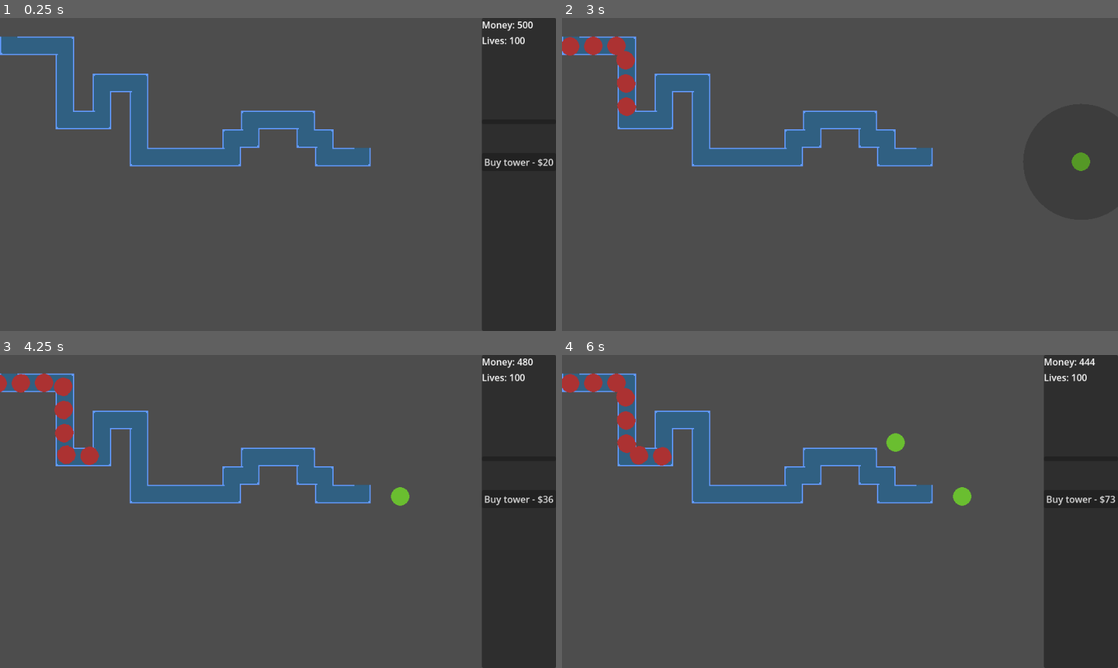
Above: before the commit, frames 1-4 (two rows, left to right).
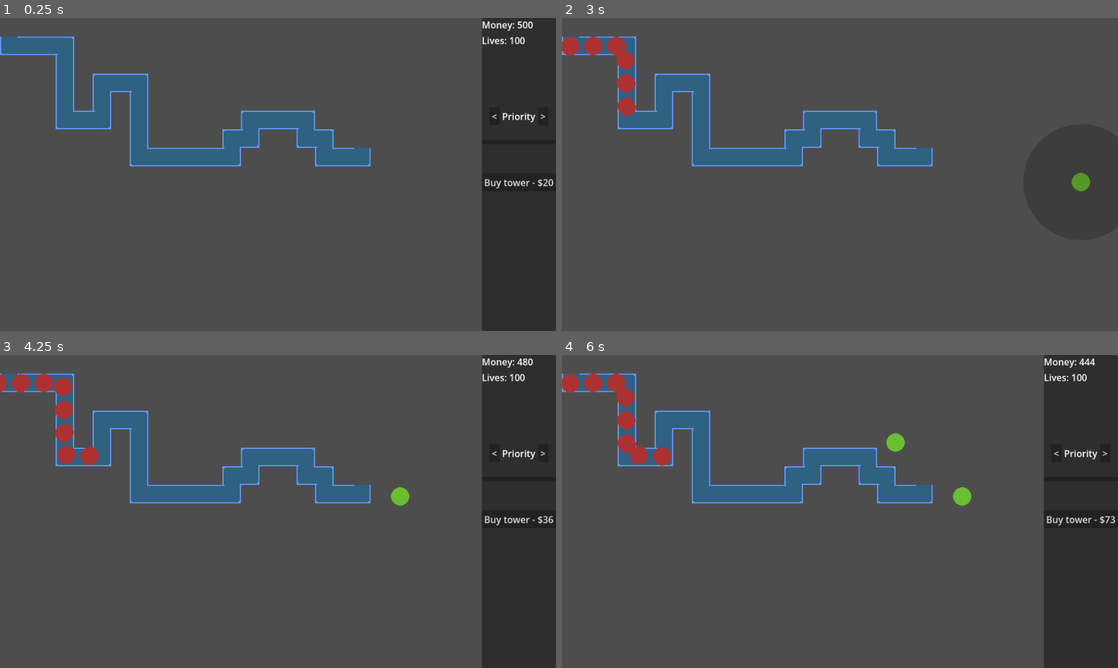
Above: after the commit, the same moments.

Repository: justindeogrades/casinotd
Game: Godot game, scene res://main.tscn
Two runs of this game, one before a commit and one after it. Both use one fixed random seed, a clock stepped at 60 frames per second and the inputs below.
Inputs (mouse positions are in pixels of both pictures, inside the frame that each line leads up to; where the layout moved, square brackets give the same spot in the first picture):
- Up to frame 1 (0.25 s): no input
- Up to frame 2 (3 s): click (1079, 143) [1079, 121] at 0.5 s; click (1056, 115) at 1.25 s, where only the run after the commit has a clickable "<"; click (1106, 115) at 2 s, where only the run after the commit has a clickable ">"; click "Buy tower - $20" at 2.75 s
- Up to frame 3 (4.25 s): tap Enter at 3.5 s; move the mouse to (400, 495) at 3.52 s; click (400, 495) at 3.6 s
- Up to frame 4 (6 s): click "Buy tower - $36" at 4.25 s; tap Space at 5 s; move the mouse to (962, 495) at 5.02 s; click (962, 495) at 5.1 s; tap Enter at 5.75 s; move the mouse to (895, 442) at 5.77 s; click (895, 442) at 5.85 s

The runs differ from the first frame. In frame 1, 0.4% of the frame differs, in the area x 87-100%, y 30-55%; in frame 2, 0.3%; in frame 3, 0.4%; in frame 4, 0.4%.
Error in both runs: Invalid access to property or key 'upgrade_cost' on a base object of type 'Nil'. (res://gui_manager.gd:26)

Commit message:
added target prioritization

Diff:
--- a/global_enums.gd
+++ b/global_enums.gd
@@ -19,6 +19,12 @@
 	ACE
 }
 
+enum prio {
+	FIRST,
+	LAST,
+	CLOSE
+}
+
 #"Damage:",
 	#"Attack speed:",
 	#"Range:",
--- a/tower_data_container.gd
+++ b/tower_data_container.gd
@@ -2,6 +2,7 @@
 
 @export var name_and_level_label : Label
 @export var total_damage_label : Label
+@export var priority_label : Label
 @export var attribute_names_label : Label
 @export var attribute_data_label : Label
 @export var upgrade_button : Button
@@ -12,9 +13,7 @@
 signal upgrade_tower
 
 #func _ready() -> void:
-	#call_deferred("set_global_position", Vector2(0,0))
-	#
-	#visible = false
+	#update_priority_label()
 
 func _process(delta: float) -> void:
 	refresh()
@@ -57,23 +56,36 @@
 
 	upgrade_button.text = "Upgrade - $" + str(tower.upgrade_cost)
 
-#func close() -> void:
-	#visible = false
-	#tower.set_range_indicator_visibility(false)
+	update_priority_label()
+
+func update_priority_label() -> void:
+	var prio = tower.get_target_priority()
+	priority_label.text = target_priority_to_string(prio)
+
+func target_priority_to_string(prio : int) -> String:
+	match prio:
+		G.prio.FIRST:
+			return "First"
+		G.prio.LAST:
+			return "Last"
+		G.prio.CLOSE:
+			return "Close"
+		_:
+			push_error("Invalid target priority!")
+			return ""
+
+func _on_upgrade_button_pressed() -> void:
+	upgrade_tower.emit(tower)
 
 
-func _on_upgrade_button_pressed() -> void:
-	#Terrible coding change later
-	#if player.spend_money(tower.upgrade_cost):
-		#tower.level += 1
-		#tower.upgrade_cost = tower.upgrade_cost ** 1.2
-		#
-		##Placeholder upgrades
-		#tower.attack_speed += 20
-		#tower.range += 10
-		#
-		#tower.update_range()
-		#tower.update_cooldown()
-		#
-		#refresh_with_new_tower(tower)
-	upgrade_tower.emit(tower)
+func _on_prio_back_pressed() -> void:
+	var new_prio = posmod(tower.get_target_priority() - 1, G.prio.size())
+	print_debug("setting target prio to " + str(new_prio))
+	tower.set_target_priority(new_prio)
+	update_priority_label()
+
+func _on_prio_forward_pressed() -> void:
+	var new_prio = posmod(tower.get_target_priority() + 1, G.prio.size())
+	print_debug("setting target prio to " + str(new_prio))
+	tower.set_target_priority(new_prio)
+	update_priority_label()
--- a/tower_data_container.tscn
+++ b/tower_data_container.tscn
@@ -17,7 +17,7 @@
 [sub_resource type="LabelSettings" id="LabelSettings_rfdo1"]
 font_size = 12
 
-[node name="TowerDataContainer" type="VBoxContainer" unique_id=935058739 node_paths=PackedStringArray("name_and_level_label", "total_damage_label", "attribute_names_label", "attribute_data_label", "upgrade_button")]
+[node name="TowerDataContainer" type="VBoxContainer" unique_id=935058739 node_paths=PackedStringArray("name_and_level_label", "total_damage_label", "priority_label", "attribute_names_label", "attribute_data_label", "upgrade_button")]
 anchors_preset = 9
 anchor_bottom = 1.0
 offset_right = 95.0
@@ -26,6 +26,7 @@
 script = ExtResource("1_07o6m")
 name_and_level_label = NodePath("NameAndLevel")
 total_damage_label = NodePath("TotalDamage")
+priority_label = NodePath("TargetPrioContainer/PriorityLabel")
 attribute_names_label = NodePath("HBoxContainer/AttributeNames")
 attribute_data_label = NodePath("HBoxContainer/AttributeData")
 upgrade_button = NodePath("UpgradeButton")
@@ -35,6 +36,22 @@
 
 [node name="TotalDamage" type="Label" parent="." unique_id=676793867]
 layout_mode = 2
+
+[node name="TargetPrioContainer" type="HBoxContainer" parent="." unique_id=1597427011]
+layout_mode = 2
+alignment = 1
+
+[node name="PrioBack" type="Button" parent="TargetPrioContainer" unique_id=89826114]
+layout_mode = 2
+text = "<"
+
+[node name="PriorityLabel" type="Label" parent="TargetPrioContainer" unique_id=745358909]
+layout_mode = 2
+text = "Priority"
+
+[node name="PrioForward" type="Button" parent="TargetPrioContainer" unique_id=2100885513]
+layout_mode = 2
+text = ">"
 
 [node name="HBoxContainer" type="HBoxContainer" parent="." unique_id=1058473074]
 layout_mode = 2
@@ -50,4 +67,6 @@
 [node name="UpgradeButton" type="Button" parent="." unique_id=1128259857]
 layout_mode = 2
 
+[connection signal="pressed" from="TargetPrioContainer/PrioBack" to="." method="_on_prio_back_pressed"]
+[connection signal="pressed" from="TargetPrioContainer/PrioForward" to="." method="_on_prio_forward_pressed"]
 [connection signal="pressed" from="UpgradeButton" to="." method="_on_upgrade_button_pressed"]
--- a/towers/scripts/tower.gd
+++ b/towers/scripts/tower.gd
@@ -13,14 +13,6 @@
 	0 #Pierce
 ]
 @export var tower_name : String = "Tower"
-#@export var damage : float = 10
-#@export var attack_speed : float = 200
-#@export var range : float = 100
-#@export var crit_percent_chance : float = 10
-#@export var crit_damage_multiplier : float = 3
-#@export var projectile_speed : float = 1000
-#@export var projectile_pierce : int = 0
-#@export var projectile_count : int
 #Angle between projectiles
 @export var angle_between_projectiles : float = PI / 12
 @export var rarity : int
@@ -43,6 +35,7 @@
 
 var level : int = 1
 var mobs_in_range : Array[Mob]
+var target_prio : int = G.prio.FIRST
 var kills : int = 0
 var total_damage_dealt : float = 0
 var upgrade_cost : int = 10
@@ -64,7 +57,7 @@
 func _process(delta: float) -> void:
 	#Targeting and shooting
 	if not mobs_in_range.is_empty():
-		var target = get_first_mob_in_range()
+		var target = get_target(target_prio)
 		var aim_direction = (target.global_position - position).normalized()
 		if cooldown_timer.is_stopped():
 			#Iterate once per projectile count, offsetting the angle a little every shot
@@ -138,7 +131,19 @@
 func _on_range_area_exited(area: Area2D) -> void:
 	mobs_in_range.erase(area.get_parent())
 
-func get_first_mob_in_range() -> Mob:
+func get_target(prio : int) -> Mob:
+	match prio:
+		G.prio.FIRST:
+			return get_first_mob()
+		G.prio.LAST:
+			return get_last_mob()
+		G.prio.CLOSE:
+			return get_closest_mob()
+		_:
+			push_error("Invalid target priority!")
+			return null
+
+func get_first_mob() -> Mob:
 	if mobs_in_range.is_empty():
 		return null
 	else:
@@ -150,6 +155,36 @@
 
 		return first_mob
 
+func get_last_mob() -> Mob:
+	if mobs_in_range.is_empty():
+		return null
+	else:
+		var last_mob = mobs_in_range[0]
+
+		for mob_i in mobs_in_range:
+			if mob_i.pathfollow.get_progress() < last_mob.pathfollow.get_progress():
+				last_mob = mob_i
+
+		return last_mob
+
+func get_closest_mob() -> Mob:
+	if mobs_in_range.is_empty():
+		return null
+	else:
+		var close_mob = mobs_in_range[0]
+
+		for mob_i in mobs_in_range:
+			if global_position.distance_to(close_mob.global_position) > global_position.distance_to(mob_i.global_position):
+				close_mob = mob_i
+
+		return close_mob
+
+func get_target_priority() -> int:
+	return target_prio
+
+func set_target_priority(prio : int) -> void:
+	target_prio = prio
+
 func update_range() -> void:
 	range_collision.shape.radius = attribute[G.att.RANGE]
 
